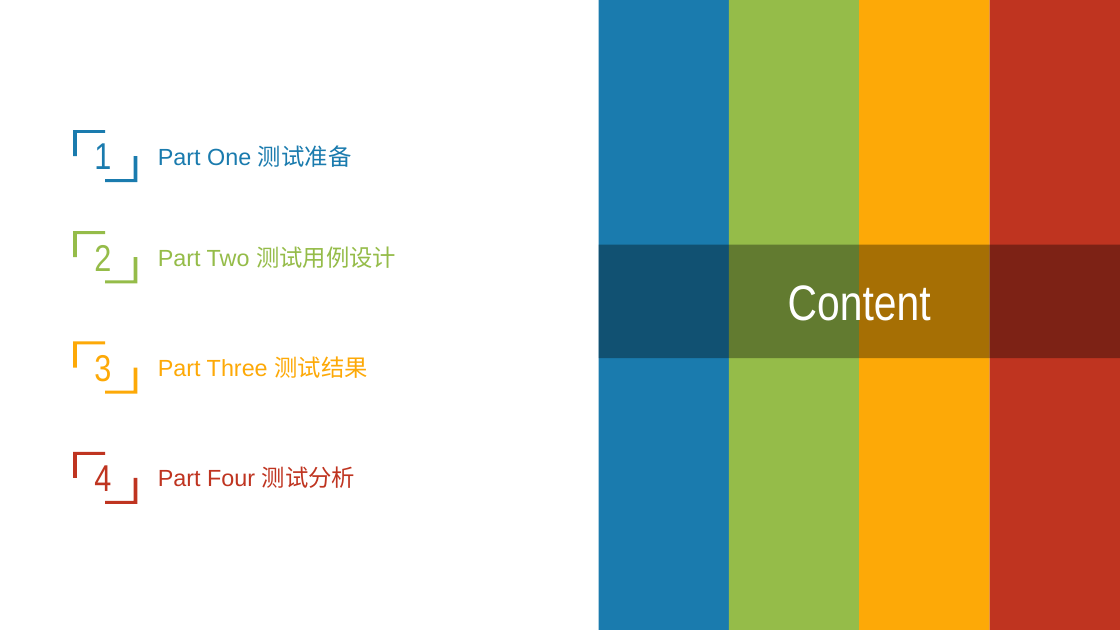
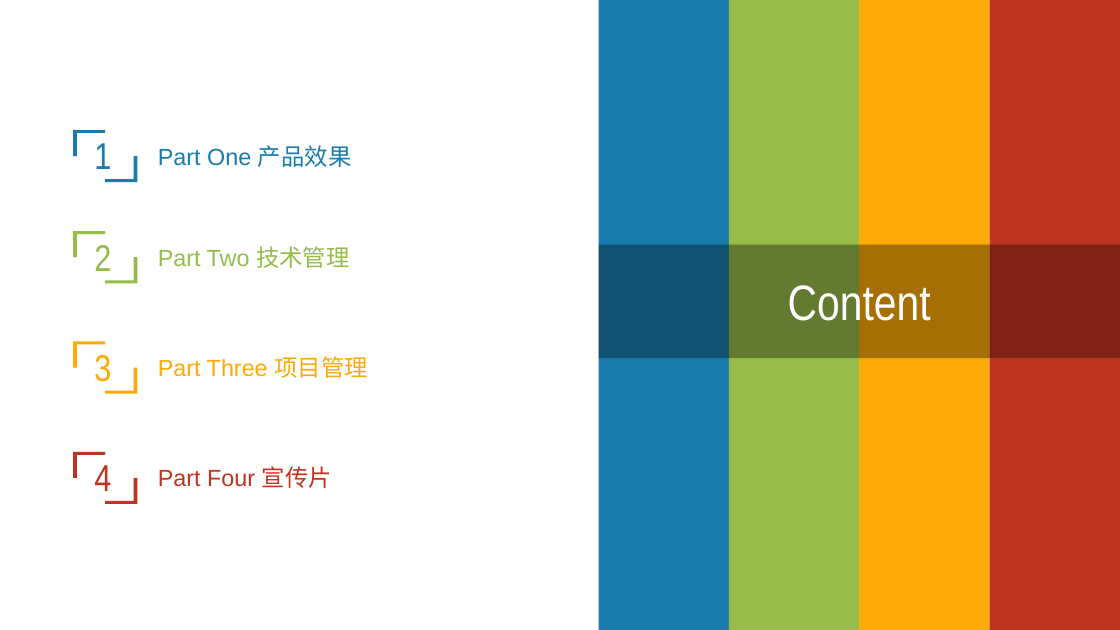
Before and after one commit to sebuaa2019/Team103, a slide deck: slide 2 of 答辩PPT/SE0611答辩TEAM103.pptx. Drawn at 1120x630 pixels with LibreOffice and Linux fonts; fonts in the diff are those of the drawing. Boxes give left, top, right and bottom in pixels: in the first picture for what was removed or moved away, otherwise in the second. Text is boxed around its words. In the diff, an @@ line names an element or a change of style, - is before the commit and + after.

```diff
--- a/答辩PPT/SE0611答辩TEAM103.pptx
+++ b/答辩PPT/SE0611答辩TEAM103.pptx
@@ text at (158, 145, 351, 167): text changed @@
-Part One 测试准备
+Part One 产品效果
@@ text at (158, 246, 349, 268): text changed @@
-Part Two 测试用例设计
+Part Two 技术管理
@@ text at (158, 356, 367, 378): text changed @@
-Part Three 测试结果
+Part Three 项目管理
@@ text at (158, 466, 332, 488): text changed @@
-Part Four 测试分析
+Part Four 宣传片
```
Also in this commit, not shown: 7 other slides changed, 1 slide added, 16 other files.
